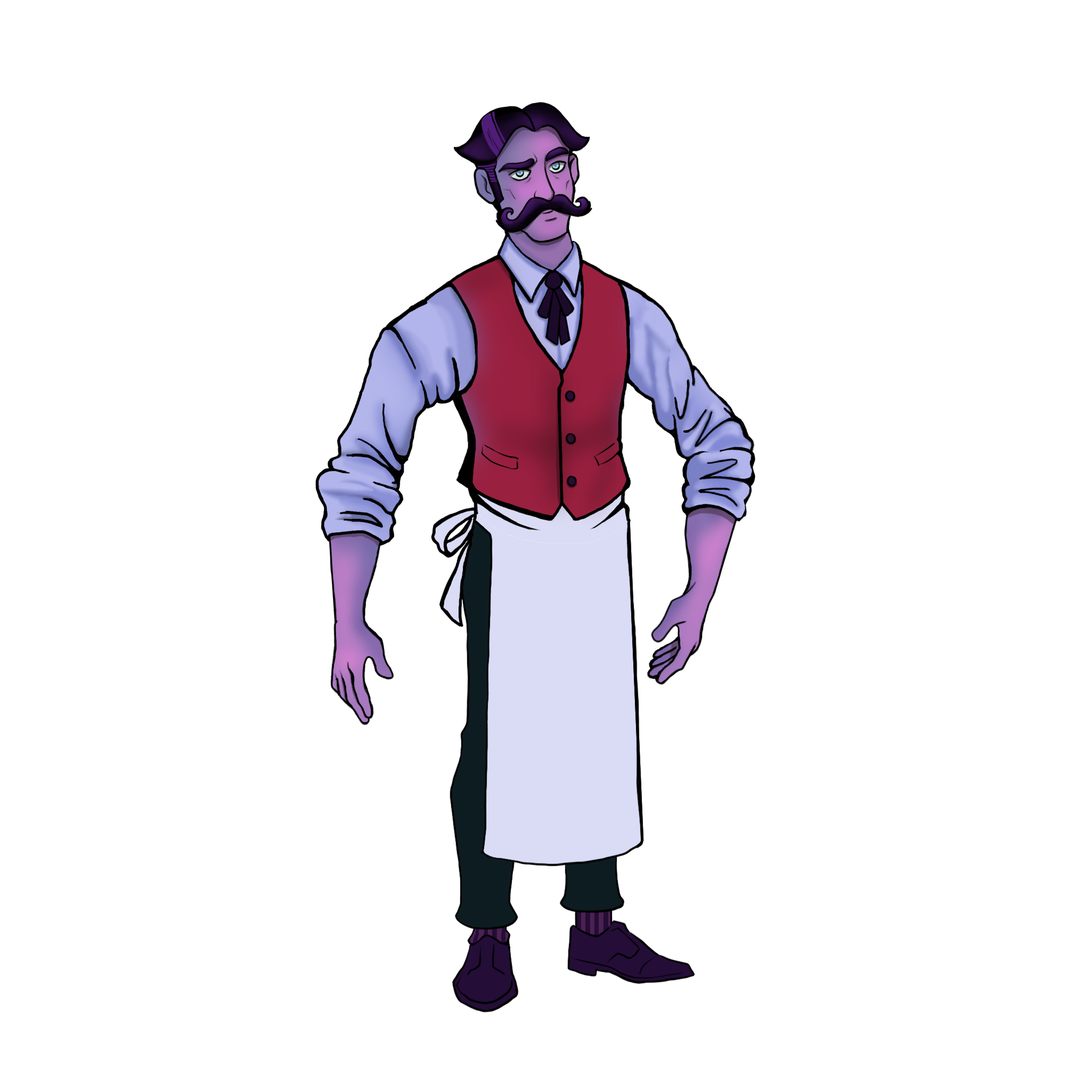
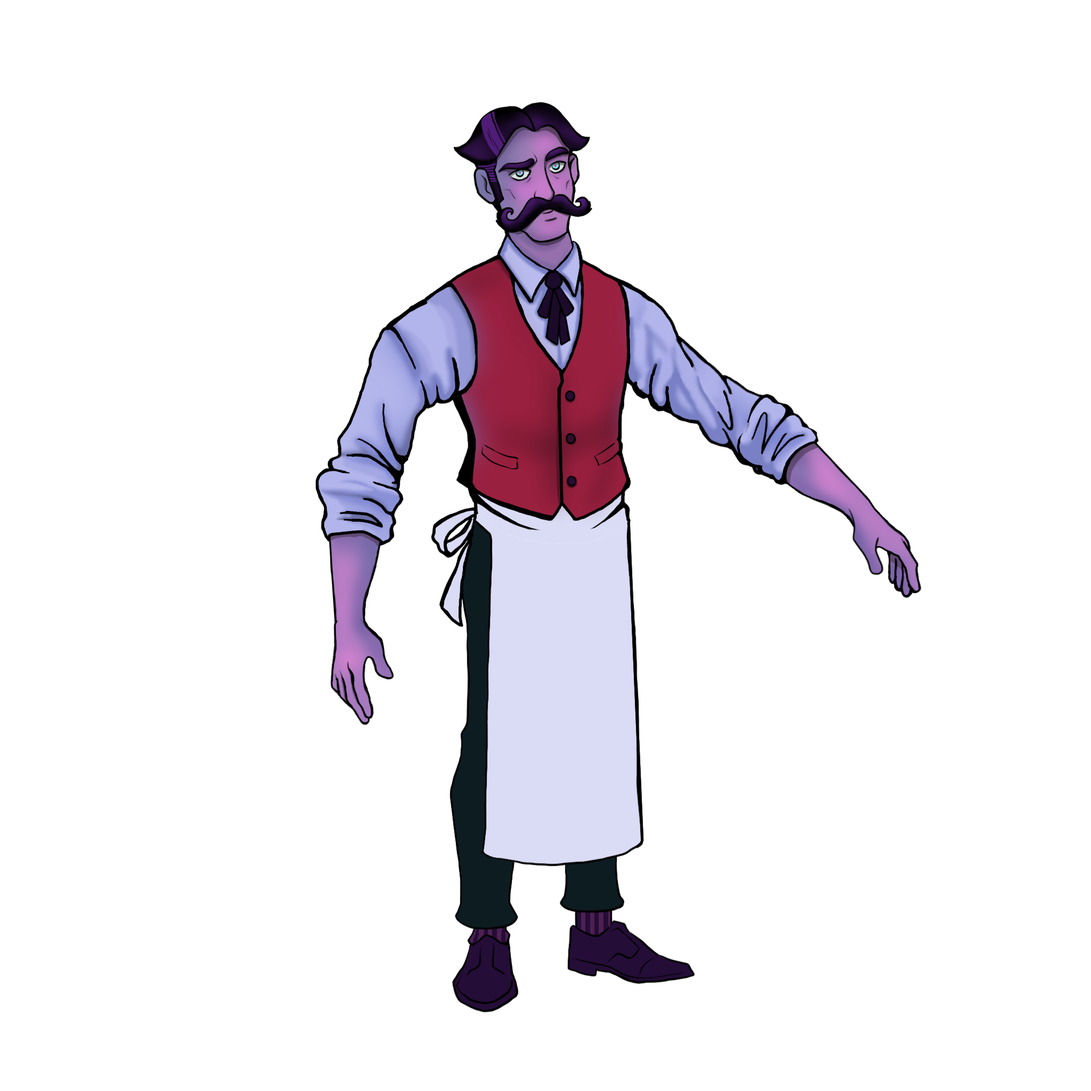
Layer changes from the first 1091 × 1091 image to the second:
renamed "Left Hand Upper" to "Right Hand Lower", painted on it over [631,302,923,600]
renamed "Torso" to "Left Hand Upper", painted on it over [631,302,682,686]
renamed "Head" to "Torso", painted on it over [631,302,682,686]
renamed "Lower Body" to "Right Hand Upper", painted on it over [631,330,820,686]
renamed "Right Hand Lower" to "Head", painted on it over [631,302,757,686]
renamed "Right Hand Upper" to "Lower Body", painted on it over [631,302,763,686]
